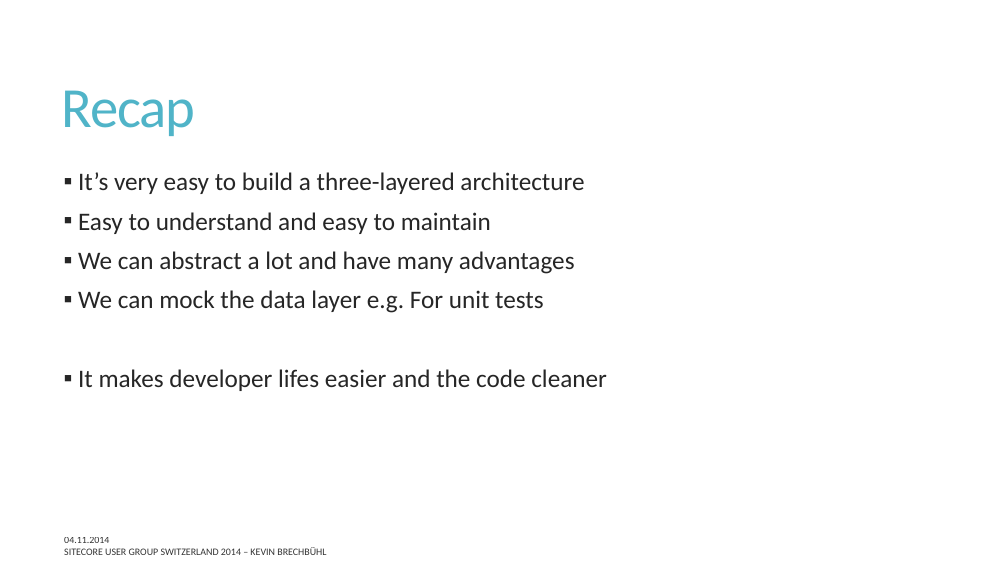
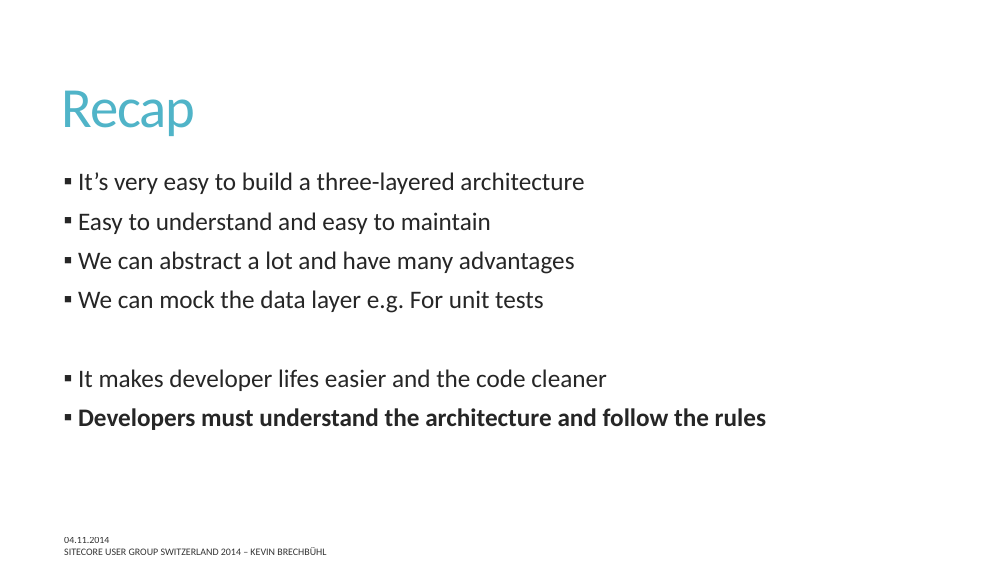
Before and after one commit to SUGCH/ThreeLayeredArchitectureWithSitecore, a slide deck: slide 13 of doc/ThreeLayeredArchitectureWithSitecore.pptx. Drawn at 1008x567 pixels with LibreOffice and Linux fonts; fonts in the diff are those of the drawing. Boxes give left, top, right and bottom in pixels: in the first picture for what was removed or moved away, otherwise in the second. Text is boxed around its words. In the diff, an @@ line names an element or a change of style, - is before the commit and + after.

```diff
--- a/doc/ThreeLayeredArchitectureWithSitecore.pptx
+++ b/doc/ThreeLayeredArchitectureWithSitecore.pptx
@@ text at box(78, 408, 766, 430): paragraph added @@
+▪ Developers must understand the architecture and follow the rules
```
Also in this commit, not shown: 8 other slides changed.
